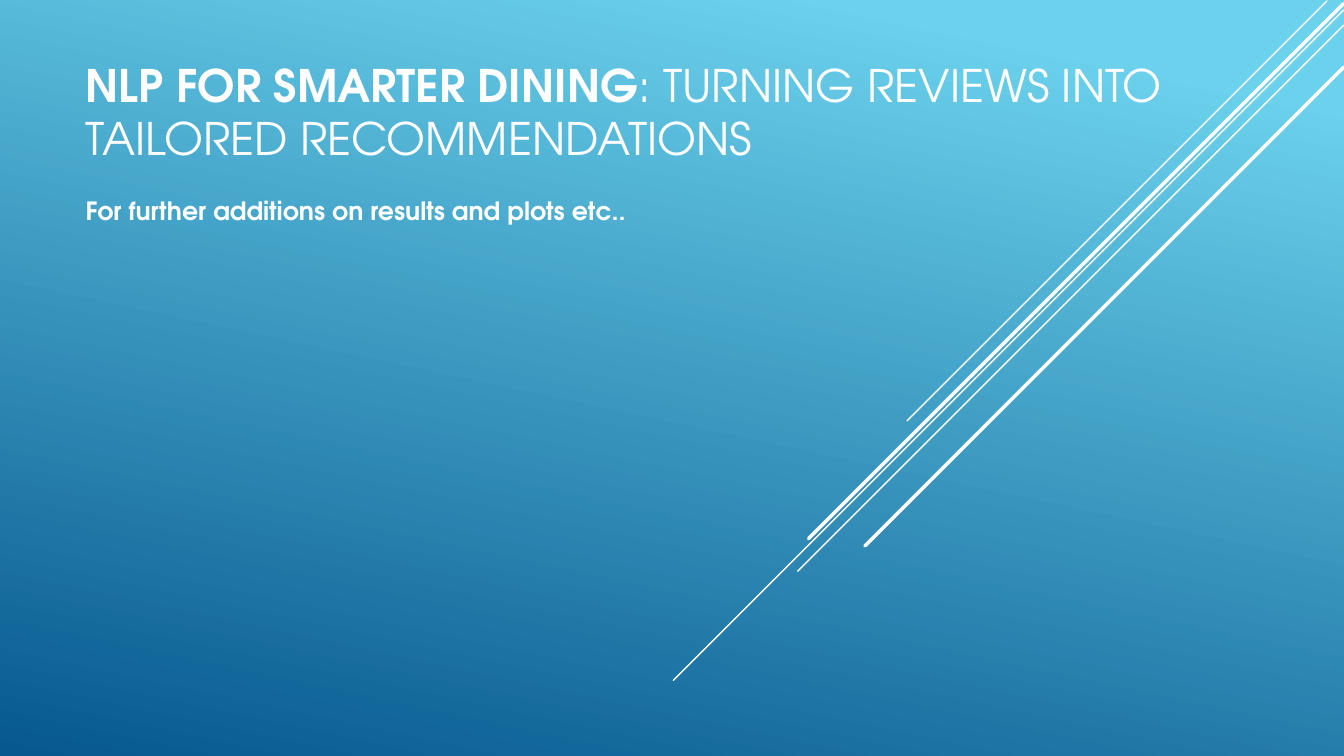
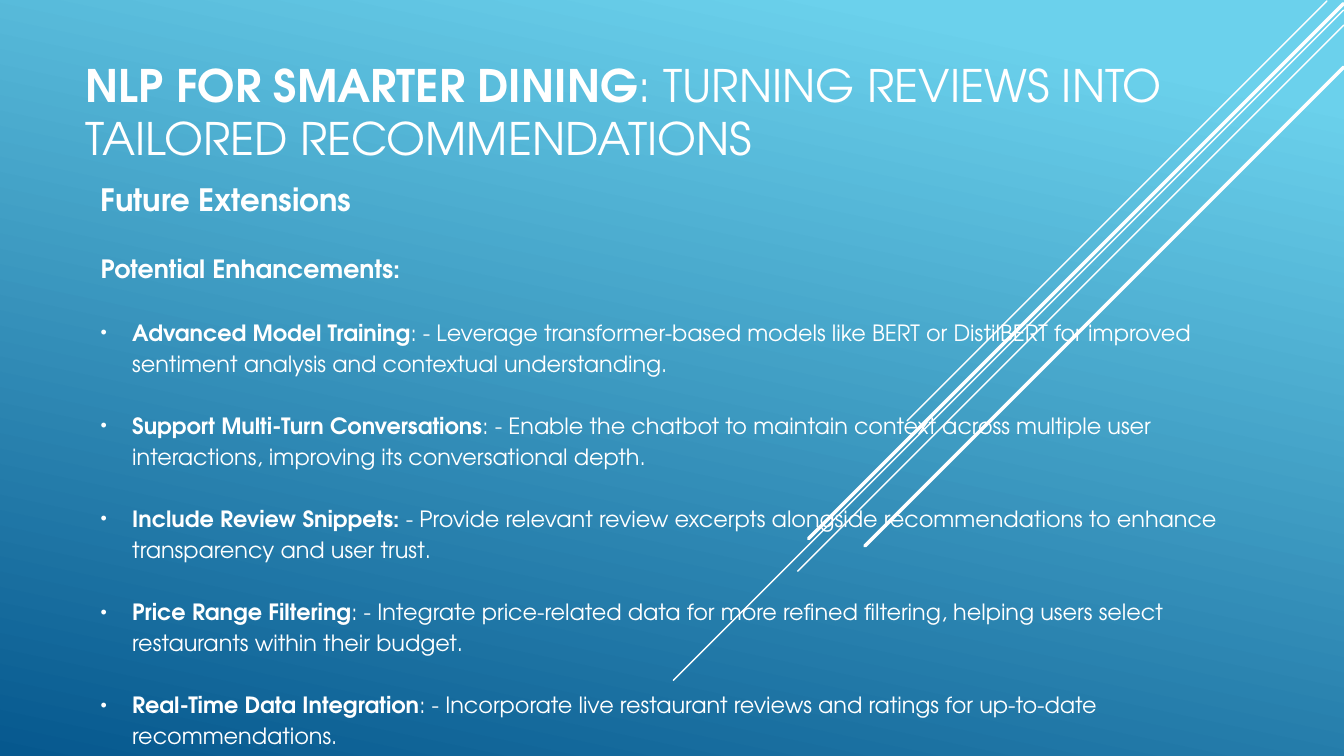
Before and after one commit to sadhchanGitHub/data_science_projects, a slide deck: slide 9 of cas_textanalytics_project_2/NLP_for_Smart_Dining_Project.pptx. Drawn at 1344x756 pixels with LibreOffice and Linux fonts; fonts in the diff are those of the drawing. Boxes give left, top, right and bottom in pixels: in the first picture for what was removed or moved away, otherwise in the second. Text is boxed around its words. In the diff, an @@ line names an element or a change of style, - is before the commit and + after.

```diff
--- a/cas_textanalytics_project_2/NLP_for_Smart_Dining_Project.pptx
+++ b/cas_textanalytics_project_2/NLP_for_Smart_Dining_Project.pptx
@@ subtitle at [101,187,1217,745]: text changed; size 18 to 16 pt; bold off @@
-For further additions on results and plots etc..
+Future Extensions
+Potential Enhancements:
+• Advanced Model Training: - Leverage transformer-based models like BERT or DistilBERT for improved sentiment analysis and contextual understanding.
+• Support Multi-Turn Conversations: - Enable the chatbot to maintain context across multiple user interactions, improving its conversational depth.
+• Include Review Snippets: - Provide relevant review excerpts alongside recommendations to enhance transparency and user trust.
+• Price Range Filtering: - Integrate price-related data for more refined filtering, helping users select restaurants within their budget.
+• Real-Time Data Integration: - Incorporate live restaurant reviews and ratings for up-to-date recommendations.
```
Also in this commit, not shown: 2 other slides changed, 1 slide added, 2 other files.
